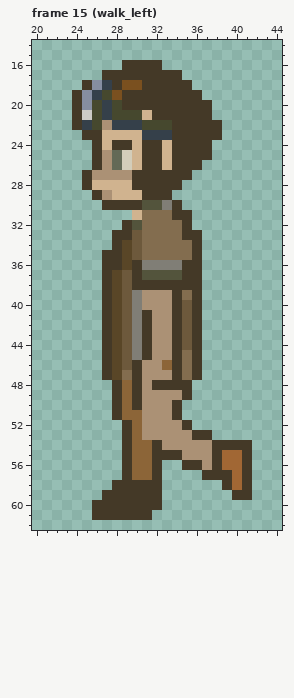
Two versions of one pixel-art file, Assets/Sprites/Ase/character.aseprite. This is how it looked before the edit.
64x64 pixels, 65 frames. Shown: frame 15 (walk_left): x 20..44, y 14..62. The commit also changed other frames, which this record leaves out.
The same view after the edit:
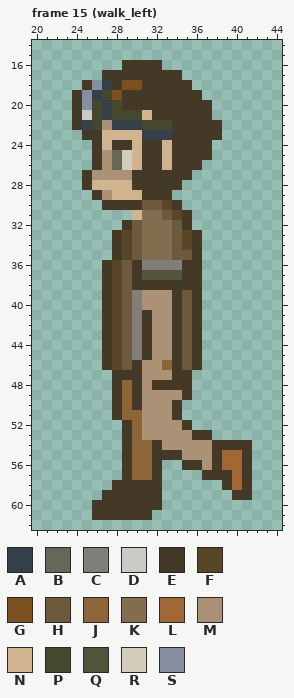
Palette (. is transparent): A #35404a  B #636956  C #807e76  D #cccac6  E #443927  F #594627  G #7a501f  H #6d593c  J #8c6538  K #836d4f  L #a16734  M #ab9175  N #d0b38f  P #46482e  Q #53543c  R #d3cdba  S #868ea1
Diff:
--- frame 15 (walk_left), layer "default/body"
@@ x 25..37 @@
 29 .EMNNNEEE....
-30 ..EEEEQQCE...
-31 .....NKKKEE..
-32 ....EQKKKKE..
-33 ...EEHKKKKEE.
-34 ...EFHKKKKKE.
-35 ..EEFHKKKKKE.
-36 ..EEFECCCCEE.
+30 ..EEEEHHFE...
+31 .....NKKHFE..
+32 ....EHKKKHE..
+33 ...EFHKKKHFE.
+34 ...EFHKKKHFE.
+35 ...EFHKKKHHE.
+36 ..EFHECCCCEE.
 37 ..EFHEQQQQEE.
 38 ..EFHEEEEEEE.
-39 ..EFHCMMMEKE.
+39 ..EFHCMMMEHE.
 40 ..EFHCMMMEHE.
@@ x 25..38 @@
 44 ..EFHCEMMEHE..
-45 ..EFHCEMMEKE..
-46 ..EFHEMMJEKE..
-47 ..EFKEMMMEKE..
+45 ..EFHCEMMEHE..
+46 ..EFHEMMJEHE..
+47 ...EEEMMMEE...
 48 ...EJEMEEEE...
Changed places in both pictures, as pixel boxes (x1, y1, x2, y2):
changed: (102, 200, 192, 300)
changed: (182, 350, 202, 380)
changed: (102, 370, 132, 380)
